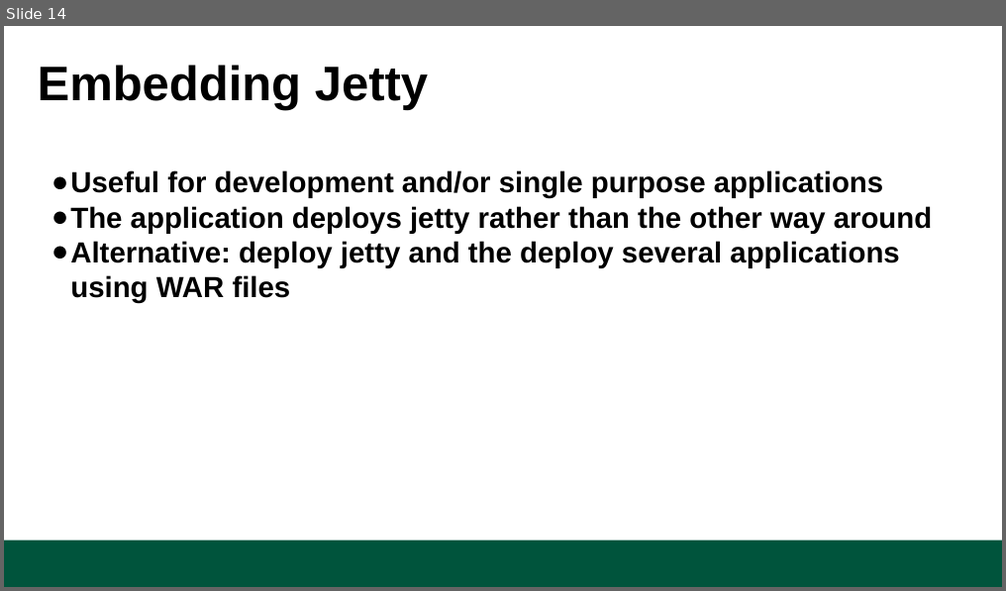
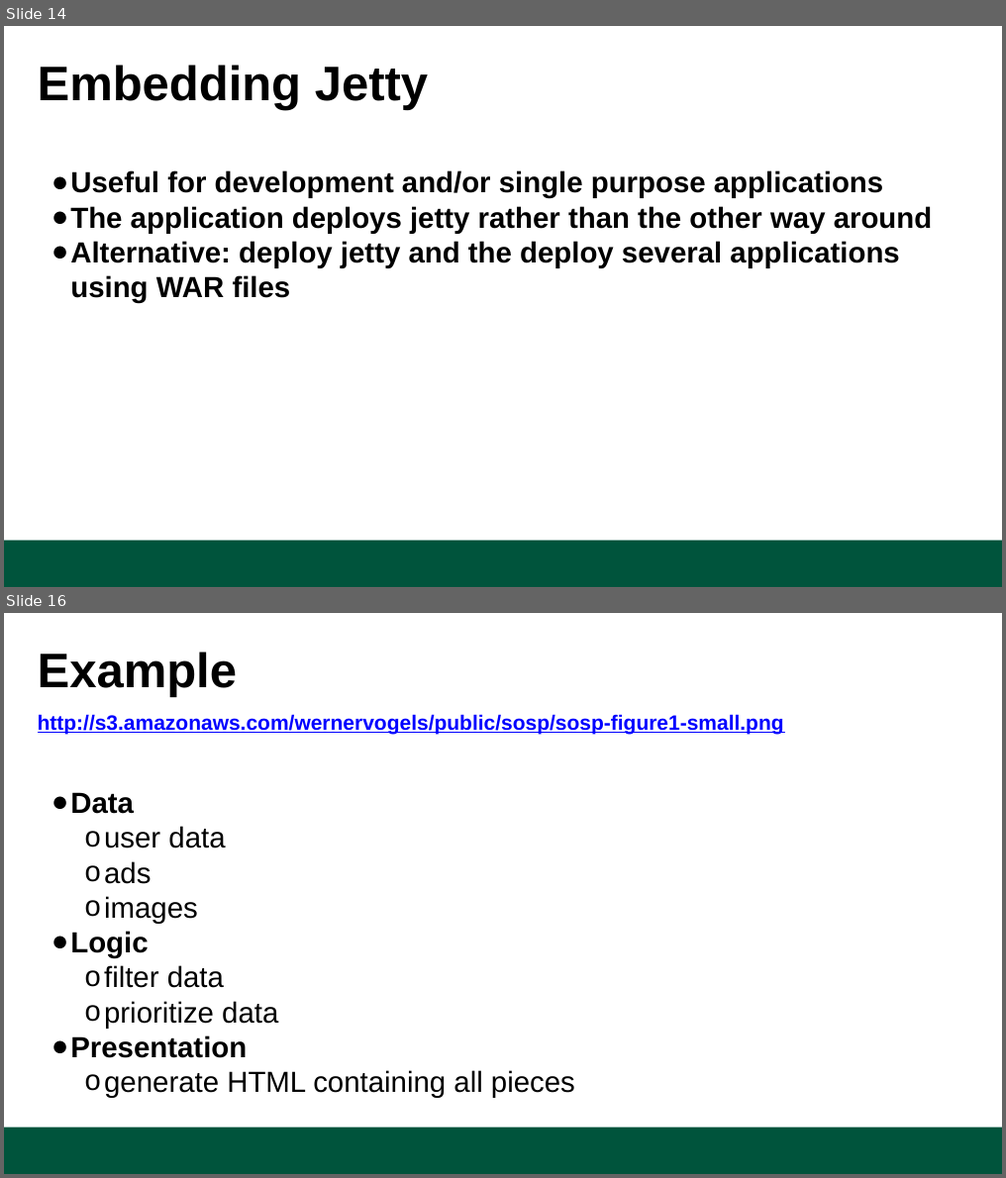
Before and after one commit to CS212-S16/lectures, a slide deck: notes/dynamicwebandservlets.pptx. Shown one above the other, each under a label of ours: slide 14 before the commit, slides 14 and 16 after it; the slides between them are not shown. The pictures are 1006x591 and 1006x1178 pixels, drawn with LibreOffice and Linux fonts; fonts in the diff are those of the drawing; background and template pictures are left out. Boxes give left, top, right and bottom in pixels: in the first picture for what was removed or moved away, otherwise in the second. Text is boxed around its words. In the diff, an @@ line names an element or a change of style, - is before the commit and + after.

```diff
--- a/notes/dynamicwebandservlets.pptx
+++ b/notes/dynamicwebandservlets.pptx
@@ slide 16 added at [4,613,1002,1174], background #FFFFFF; not listed: 1 template element that a slide beside it also shows @@
@@ title added at [38,652,237,697], 35 pt, text #000000, bold @@
+Example
@@ text added at [38,714,784,1098], 21 pt, text #000000, bold @@
+http://s3.amazonaws.com/wernervogels/public/sosp/sosp-figure1-small.png
+● Data
+  o user data
+  o ads
+  o images
+● Logic
+  o filter data
+  o prioritize data
+● Presentation
+  o generate HTML containing all pieces
```
Also in this commit, not shown: 2 other slides added, 1 other file.
